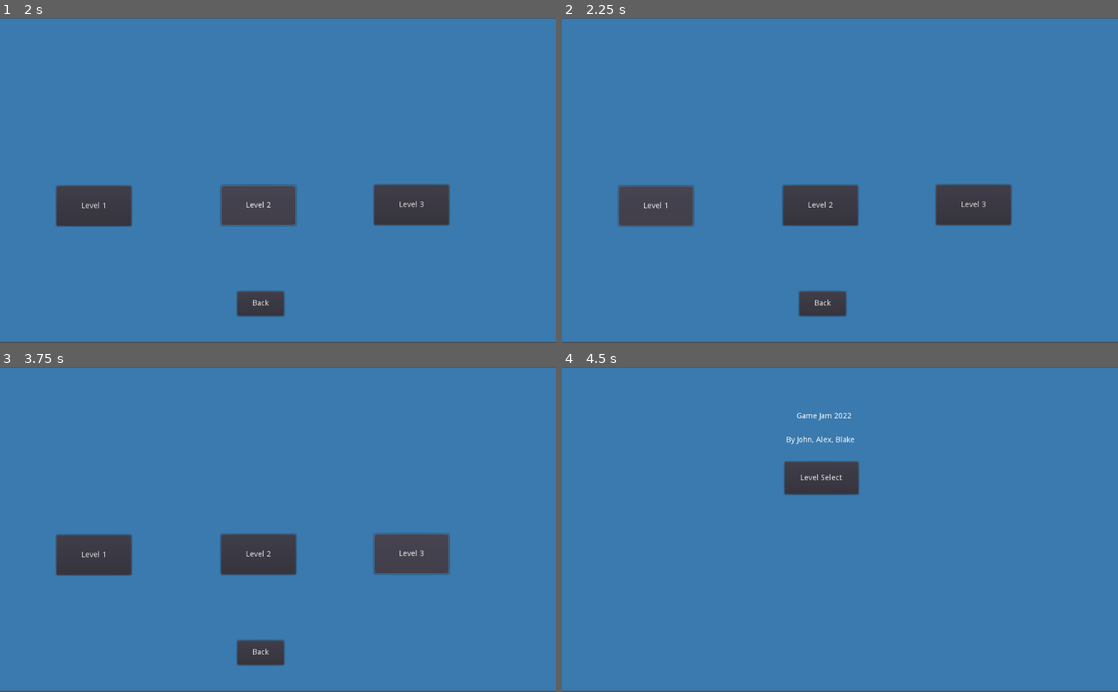
Above: before the commit, frames 1-4 (two rows, left to right).
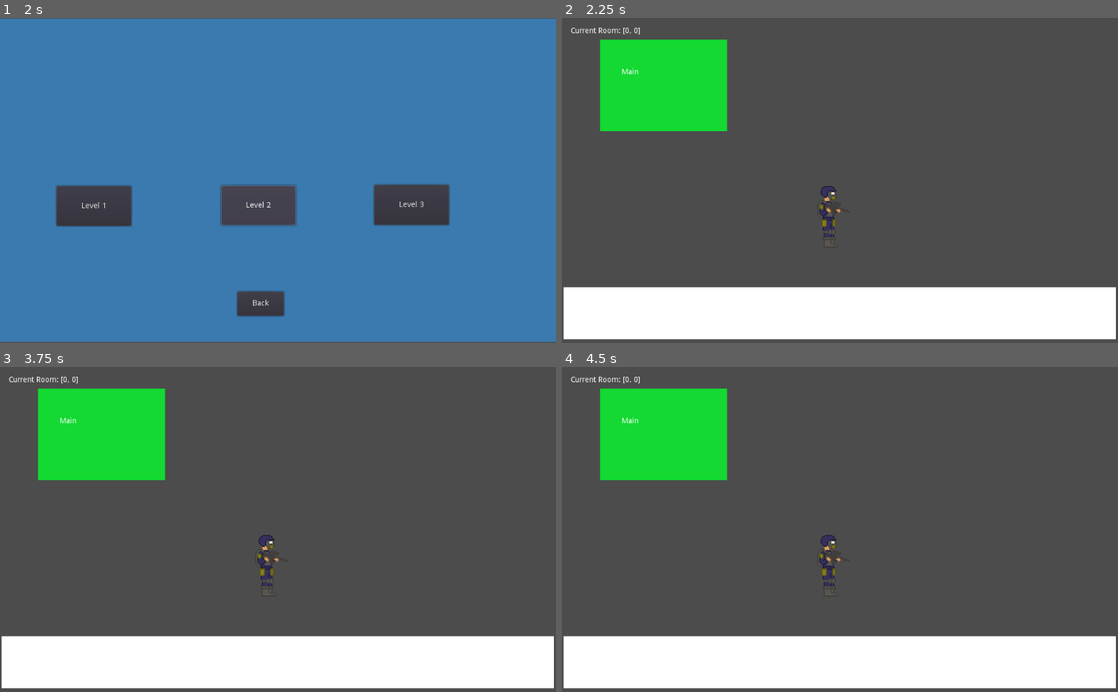
Above: after the commit, the same moments.

Repository: nygren23/GameJam2022
Game: Godot game, scene res://StartScreen.tscn
Two runs of this game, one before a commit and one after it. Both use one fixed random seed, a clock stepped at 60 frames per second and the inputs below.
Inputs (mouse positions are in pixels of both pictures, inside the frame that each line leads up to):
- Up to frame 1 (2 s): click "Level Select" at 0.5 s; click "Level 2" at 1.25 s
- Up to frame 2 (2.25 s): click "Level 1" at 2 s
- Up to frame 3 (3.75 s): click (94, 555) at 2.75 s, where only the run before the commit has a clickable "Level 1"; click (411, 552) at 3.5 s, where only the run before the commit has a clickable "Level 3"
- Up to frame 4 (4.5 s): click (823, 653) at 4.25 s, where only the run before the commit has a clickable "Back"

Frame 1 is identical in both runs. In frame 2, 95% of the frame differs, in the area x 0-100%, y 0-100%; in frame 3, 95%; in frame 4, 98%.

Commit message:
Revert to working .main BLAKE

Diff:
--- a/CrossRoom.gd
+++ b/CrossRoom.gd
@@ -39,7 +39,6 @@
 		$Bottom.visible = true
 		$Bottom.set_collision_layer(2)
 		$Bottom.set_collision_mask(2)
-
 
 
 	$UI/Position.text = "Current Room: " +  str(Global.curPos)
--- a/EndScene.tscn
+++ b/EndScene.tscn
@@ -17,11 +17,11 @@
 margin_bottom = 141.0
 text = "You Died. Too much caffiene"
 
-[node name="MainMenu" type="Button" parent="."]
+[node name="Button" type="Button" parent="."]
 margin_left = 410.0
 margin_top = 219.0
 margin_right = 579.0
 margin_bottom = 273.0
 text = "Main Menu"
 
-[connection signal="pressed" from="MainMenu" to="." method="_on_Button_pressed"]
+[connection signal="pressed" from="Button" to="." method="_on_Button_pressed"]
--- a/GlobalStats.gd
+++ b/GlobalStats.gd
@@ -4,14 +4,7 @@
 
 ####### Constants #########
 var level
-var map
-var metadata
-var mainLocation
-var dimensions
-var curPos
-
-var mainLocation1 = [0,0]
-var mainLocation2 = [0,1]
+var mainLocation = [0,0]
 
 """
 M - Main
@@ -21,30 +14,22 @@
 """
 #var map = [[preload('res://RoomChunk.gd').new().set_Params(["M", false, false]), preload('res://RoomChunk.gd').new().set_Params(["H", false, false])],
 #				[preload('res://RoomChunk.gd').new().set_Params(["H", false, false]), preload('res://RoomChunk.gd').new().set_Params(["V", false, true])]]
-var map1 = [["M", "H", "X"],
+var map = [["M", "H", "X"],
 			["X", "H", "X"],
 			["X", "H", "H"]]
 
-var map2 = [["X", "M", "X", "X"],
-			["V", "X", "V", "V"],
-			["X", "X", "X", "X"],
-			["X", "X", "X", "X"]]
+var dimensions = [map.size(), map[0].size()]
 
 # 'LRUD' = enable Left, Right, Up, Down walls
 # [enemy, objective, "LRUD"]
-var metadata1 = [[[false, false, "0000"], [false, false, "0000"], [false, false, "0110"]],
+var metadata = [[[false, false, "0000"], [false, false, "0000"], [false, false, "0110"]],
 				[[false, false, "1010"], [false, false, "0000"], [false, false, "0101"]],
 				[[false, false, "1001"], [false, false, "0000"], [false, true, "0000"]]]
-
-
-var metadata2 = [[[false, true, "1110"], [false, false, "0000"], [false, false, "0010"], [false, false, "0110"]],
-				[[false, false, "0000"], [false, false, "1110"], [false, false, "0000"], [false, false, "0000"]],
-				[[false, false, "1000"], [false, false, "0001"], [false, false, "0000"], [false, true, "0101"]],
-				[[false, false, "1001"], [false, false, "0111"], [false, false, "1001"], [false, true, "0111"]]]
 
 var objectiveGet = false
 var lastDirection = "Right";
 
+var curPos = [mainLocation[0], mainLocation[1]]
 var timer_time_left = 2000
 var gameOver = false
 var youLose = false
--- a/Main.tscn
+++ b/Main.tscn
@@ -6,20 +6,25 @@
 [ext_resource path="res://Objective.tscn" type="PackedScene" id=4]
 
 [sub_resource type="RectangleShape2D" id=1]
-extents = Vector2( 13.3125, 127.5 )
+extents = Vector2( 13.3125, 78 )
 
 [sub_resource type="RectangleShape2D" id=2]
 extents = Vector2( 508.25, 47 )
+
+[sub_resource type="ShaderMaterial" id=3]
 
 [node name="Main" type="Node2D"]
 script = ExtResource( 2 )
 objective_scene = ExtResource( 4 )
 
+[node name="Player" parent="." instance=ExtResource( 1 )]
+position = Vector2( 225, 107 )
+
 [node name="TransitionRight" type="Area2D" parent="."]
 position = Vector2( 1010, 314 )
 
 [node name="Hitbox" type="CollisionShape2D" parent="TransitionRight"]
-position = Vector2( 2, 47.5 )
+position = Vector2( 2, -2 )
 shape = SubResource( 1 )
 
 [node name="StaticBody2D" type="StaticBody2D" parent="."]
@@ -38,7 +43,14 @@
 margin_right = -203.0
 margin_bottom = 706.0
 rect_scale = Vector2( 1.65604, 0.248349 )
-color = Color( 0, 0, 0, 1 )
+
+[node name="ColorRect" type="ColorRect" parent="."]
+material = SubResource( 3 )
+margin_left = 70.0
+margin_top = 40.0
+margin_right = 304.0
+margin_bottom = 209.0
+color = Color( 0.0784314, 0.854902, 0.2, 1 )
 
 [node name="ColorRect" type="ColorRect" parent="."]
 material = SubResource( 3 )
@@ -54,7 +66,14 @@
 margin_right = 11.0
 margin_bottom = 2.0
 
-[node name="Player" parent="." instance=ExtResource( 1 )]
-position = Vector2( -24, 194 )
+[node name="Label" type="Label" parent="."]
+margin_left = 110.0
+margin_top = 93.0
+margin_right = 239.0
+margin_bottom = 154.0
+text = "Main"
+
+[node name="ObjectSpawn" type="Position2D" parent="."]
+position = Vector2( 100, 100 )
 
 [connection signal="body_entered" from="TransitionRight" to="." method="_on_Area2D_body_entered"]
--- a/RoomChunk.gd
+++ b/RoomChunk.gd
@@ -28,6 +28,8 @@
 
 
 func decideNextRoom(curPos):
+	#print(curPos)
+
 	if curPos[0]<0 or curPos[1]<0:
 		return null
 
--- a/StartScreen.gd
+++ b/StartScreen.gd
@@ -23,19 +23,4 @@
 
 func _on_L1_pressed():
 	Global.level = 1
-	Global.map = Global.map1
-	Global.metadata = Global.metadata1
-	Global.mainLocation = Global.mainLocation1
-	Global.dimensions = [Global.map.size(), Global.map[0].size()]
-	Global.curPos = [Global.mainLocation[0], Global.mainLocation[1]]
 	get_tree().change_scene("res://Main.tscn")
-
-
-func _on_L2_pressed():
-	Global.level = 2
-	Global.map = Global.map2
-	Global.metadata = Global.metadata2
-	Global.mainLocation = Global.mainLocation2
-	Global.dimensions = [Global.map.size(), Global.map[0].size()]
-	Global.curPos = [Global.mainLocation[0], Global.mainLocation[1]]
-	get_tree().change_scene("res://Main.tscn")
--- a/StartScreen.tscn
+++ b/StartScreen.tscn
@@ -67,5 +67,4 @@
 
 [connection signal="pressed" from="Level Select" to="." method="_on_Level_Select_pressed"]
 [connection signal="pressed" from="L1" to="." method="_on_L1_pressed"]
-[connection signal="pressed" from="L2" to="." method="_on_L2_pressed"]
 [connection signal="pressed" from="Back" to="." method="_on_Back_pressed"]
Not shown: 1 places in Main.tscn that only renumber resources
